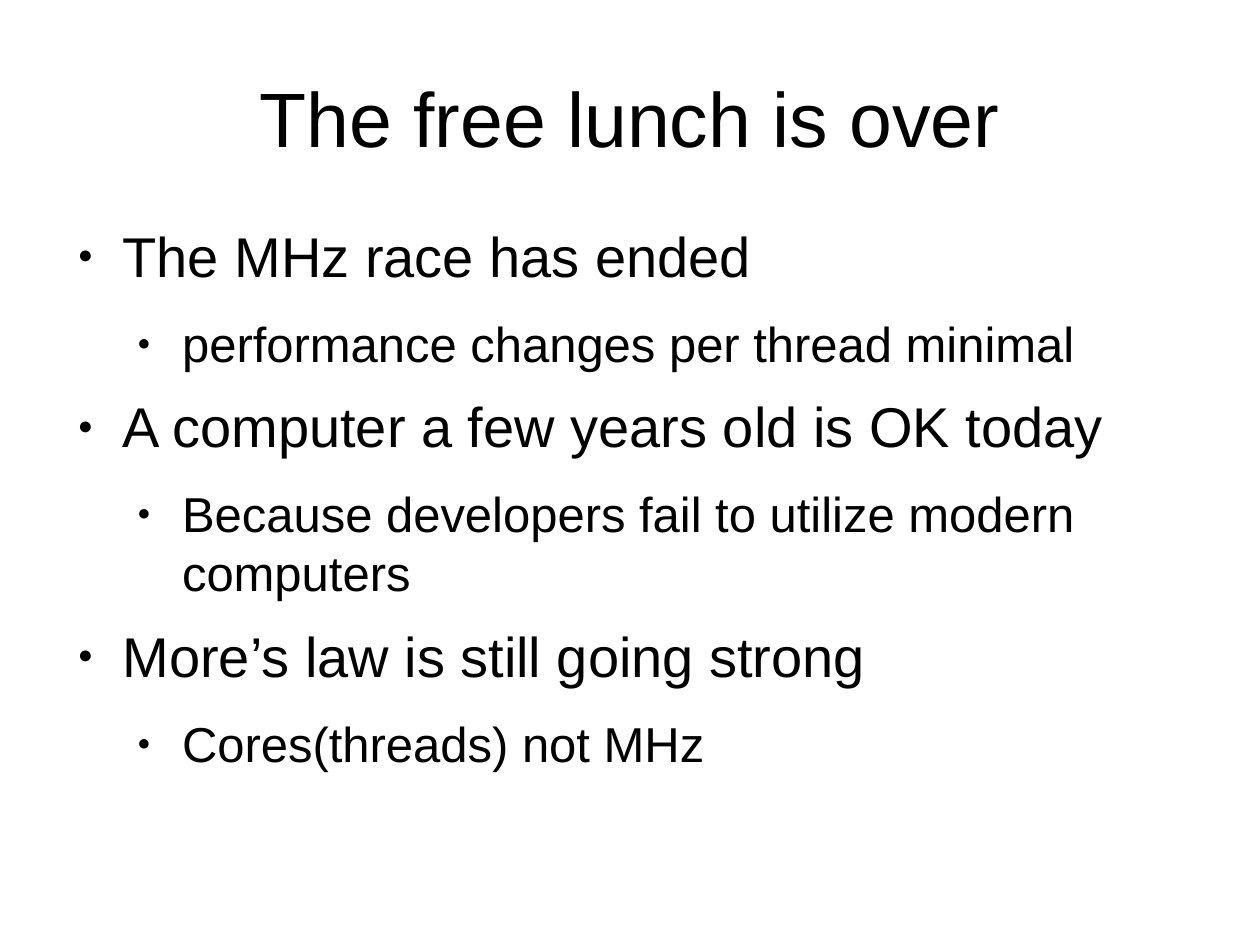
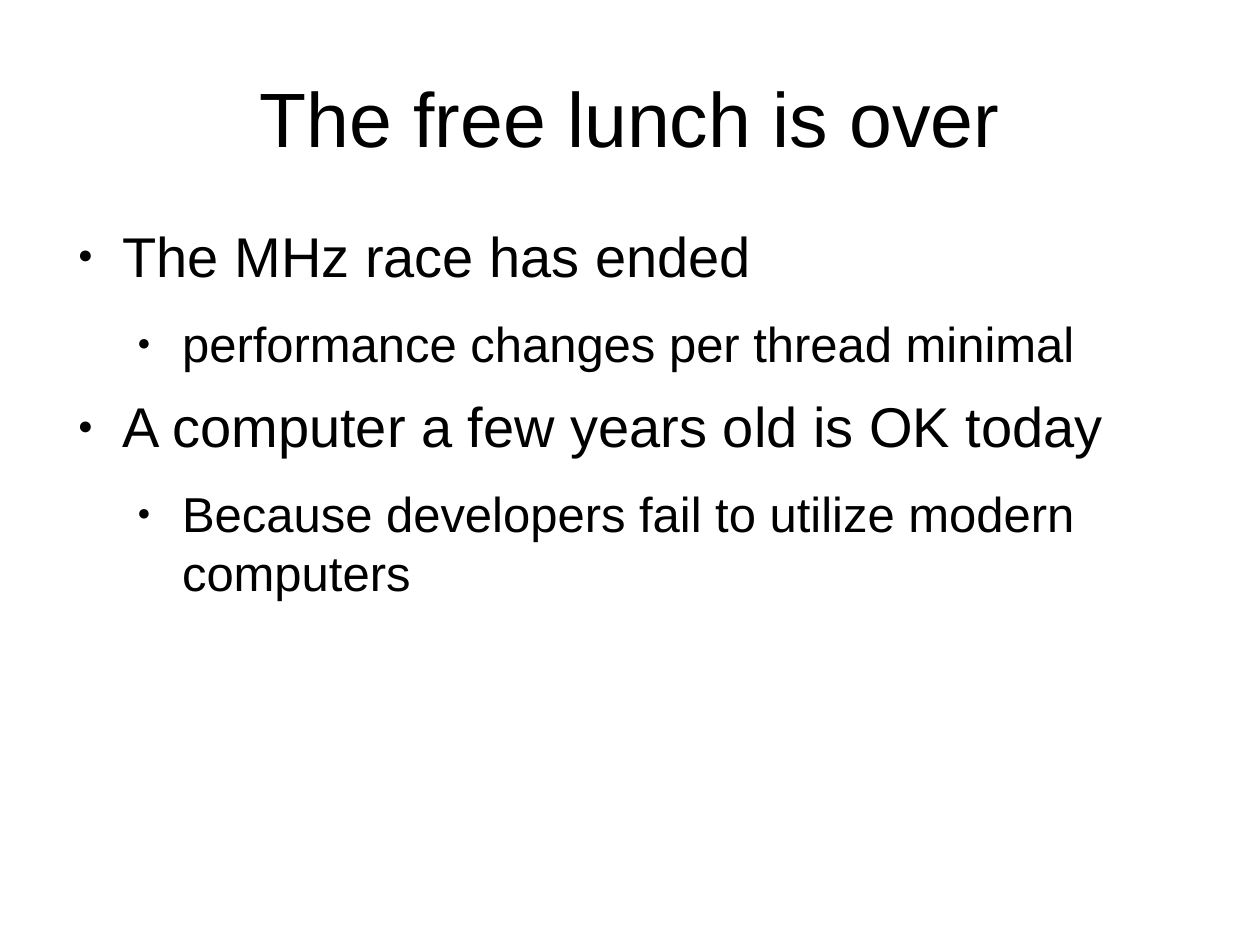
Before and after one commit to mlidbom/FSharpElevate, a slide deck: slide 8 of FSharp2.pptx (slide 7 before the commit). Drawn at 1260x945 pixels with LibreOffice and Linux fonts; fonts in the diff are those of the drawing. Boxes give left, top, right and bottom in pixels: in the first picture for what was removed or moved away, otherwise in the second. Text is boxed around its words. In the diff, an @@ line names an element or a change of style, - is before the commit and + after.

```diff
--- a/FSharp2.pptx
+++ b/FSharp2.pptx
@@ text at [123,636,865,772]: paragraphs removed @@
-● More’s law is still going strong
-  ● Cores(threads) not MHz
```
Also in this commit, not shown: 8 other slides changed, 1 slide added.
